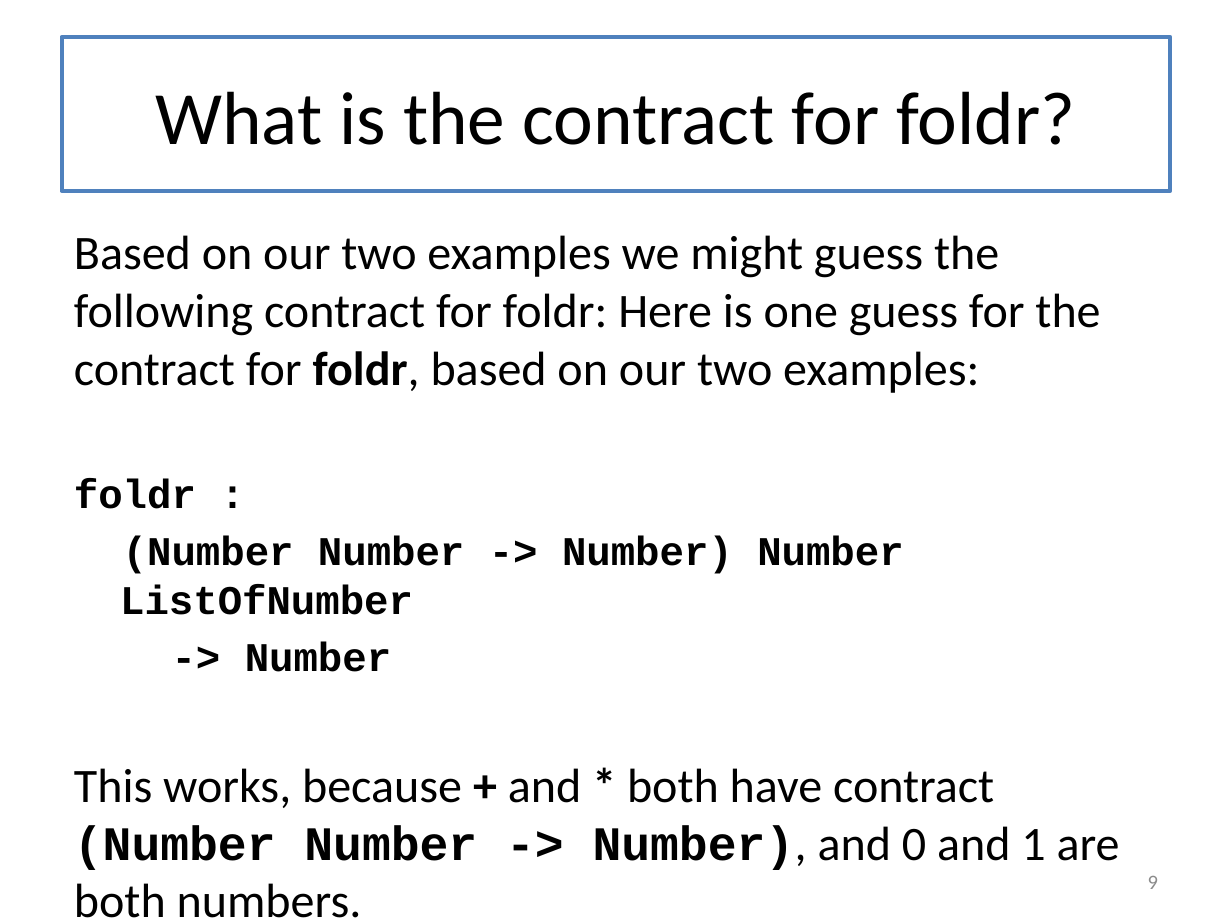
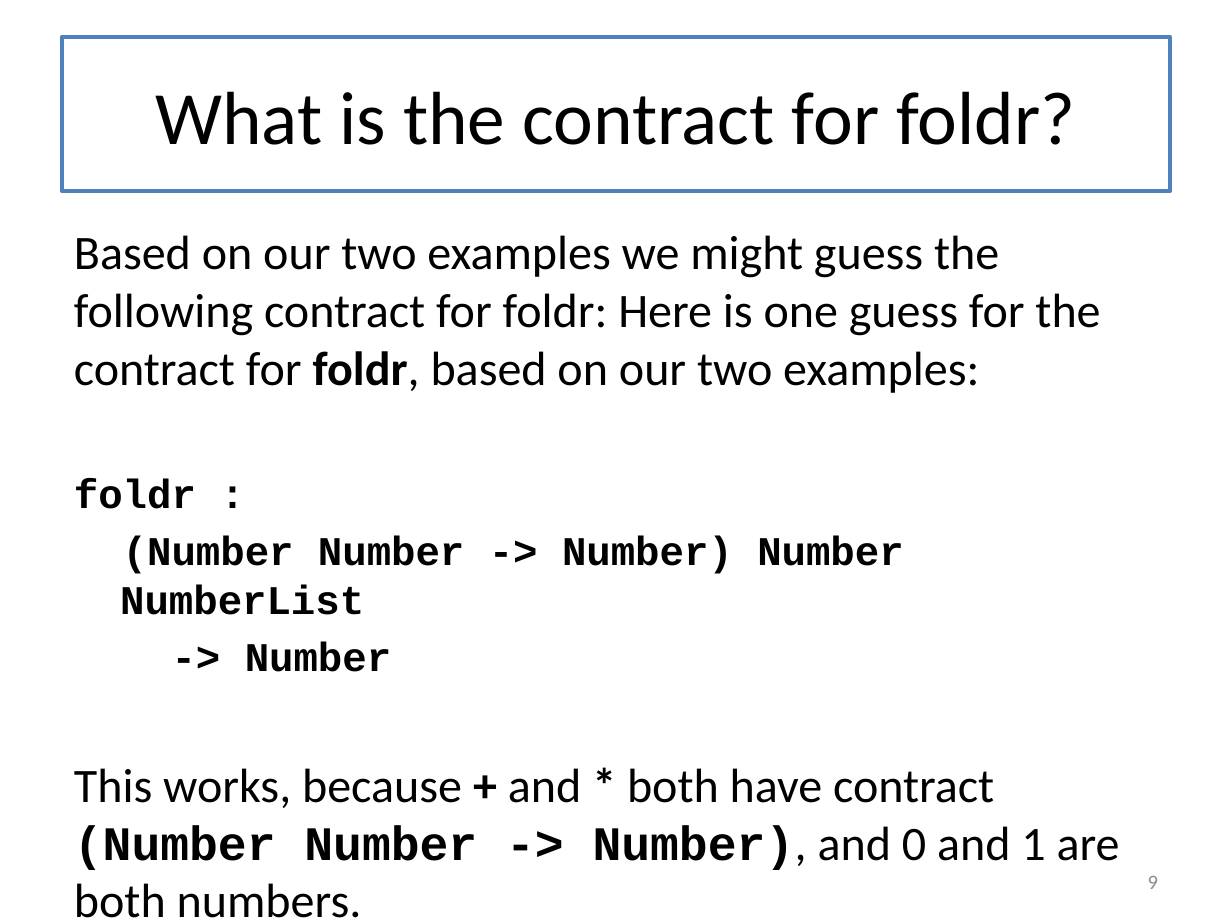
Before and after one commit to mwand/cs5010f17, a slide deck: slide 9 of Slides/Lesson 6.4 Foldr.pptx. Drawn at 1232x924 pixels with LibreOffice and Linux fonts; fonts in the diff are those of the drawing. Boxes give left, top, right and bottom in pixels: in the first picture for what was removed or moved away, otherwise in the second. Text is boxed around its words. In the diff, an @@ line names an element or a change of style, - is before the commit and + after.

```diff
--- a/Slides/Lesson 6.4 Foldr.pptx
+++ b/Slides/Lesson 6.4 Foldr.pptx
@@ text at (x1=120, y1=536, x2=903, y2=615): text changed @@
-(Number Number -> Number) Number ListOfNumber
+(Number Number -> Number) Number NumberList
```
Also in this commit, not shown: 17 other slides changed.
